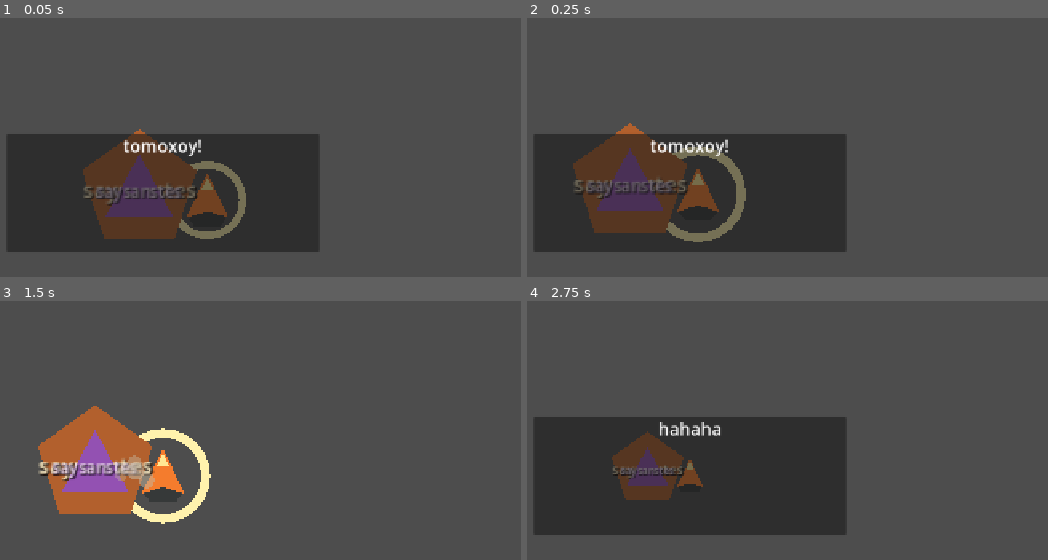
Above: before the commit, frames 1-4 (two rows, left to right).
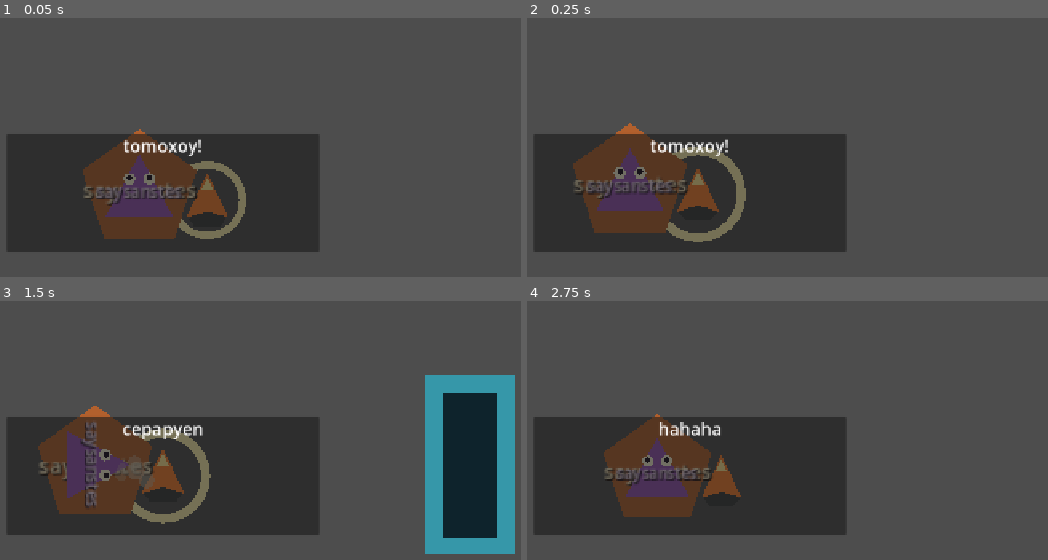
Above: after the commit, the same moments.

Repository: armikhalev/secret-sauce-godot
Game: Godot game, scene res://tests/saysanstes_living_wolf_test.tscn
Two runs of this game, one before a commit and one after it. Both use one fixed random seed, a clock stepped at 60 frames per second and the inputs below. This scene is started directly instead of the project's main scene.
Inputs (mouse positions are in pixels of both pictures, inside the frame that each line leads up to):
- Up to frame 1 (0.05 s): no input
- Up to frame 2 (0.25 s): no input
- Up to frame 3 (1.5 s): tap Enter (menu_accept) at 0.5 s; move the mouse to (338, 453) at 0.52 s; hold Right (menu_right) 0.53-1.28 s; hold F (attack) 0.53-1.28 s; click (338, 453) at 0.67 s; move the mouse to (5, 497) at 1.27 s; hold Down (menu_down) from 1.28 s (still down); tap = (zoom_in) at 1.35 s
- Up to frame 4 (2.75 s): move the mouse to (771, 376) at 2.02 s; release Down (menu_down) at 2.03 s; hold Right (menu_right) from 2.03 s (still down); hold - (zoom_out) from 2.03 s (still down)

The runs differ from the first frame. In frame 1, 0.2% of the frame differs, in the area x 23-30%, y 59-65%; in frame 2, 0.2%; in frame 3, 39%, in the area x 1-99%, y 28-98%; in frame 4, 4.9%.

Commit message:
sá3tes gets eyes and turns to door

Diff:
--- a/scenes/saysanstes.tscn
+++ b/scenes/saysanstes.tscn
@@ -16,6 +16,26 @@
 [node name="Body" type="Polygon2D" parent="."]
 polygon = PackedVector2Array(0, -28, 27, 22, -27, 22)
 color = Color(0.58, 0.32, 0.7, 1)
+
+[node name="LeftEye" type="Polygon2D" parent="."]
+position = Vector2(-8, -8)
+polygon = PackedVector2Array(5, 0, 3.54, 3.54, 0, 5, -3.54, 3.54, -5, 0, -3.54, -3.54, 0, -5, 3.54, -3.54)
+color = Color(0.96, 0.94, 0.82, 1)
+
+[node name="Pupil" type="Polygon2D" parent="LeftEye"]
+position = Vector2(0, -1)
+polygon = PackedVector2Array(2.4, 0, 1.7, 1.7, 0, 2.4, -1.7, 1.7, -2.4, 0, -1.7, -1.7, 0, -2.4, 1.7, -1.7)
+color = Color(0.08, 0.04, 0.1, 1)
+
+[node name="RightEye" type="Polygon2D" parent="."]
+position = Vector2(8, -8)
+polygon = PackedVector2Array(5, 0, 3.54, 3.54, 0, 5, -3.54, 3.54, -5, 0, -3.54, -3.54, 0, -5, 3.54, -3.54)
+color = Color(0.96, 0.94, 0.82, 1)
+
+[node name="Pupil" type="Polygon2D" parent="RightEye"]
+position = Vector2(0, -1)
+polygon = PackedVector2Array(2.4, 0, 1.7, 1.7, 0, 2.4, -1.7, 1.7, -2.4, 0, -1.7, -1.7, 0, -2.4, 1.7, -1.7)
+color = Color(0.08, 0.04, 0.1, 1)
 
 [node name="Label" type="Label" parent="."]
 offset_left = -46.0
--- a/scripts/saysanstes.gd
+++ b/scripts/saysanstes.gd
@@ -217,6 +217,23 @@
 	var next_area_door := get_node_or_null(next_area_door_path)
 	if next_area_door != null and next_area_door.has_method("set_exit_enabled"):
 		next_area_door.set_exit_enabled(true)
+		if next_area_door is Node2D:
+			_announce_open_door(next_area_door as Node2D)
+
+
+func _announce_open_door(door: Node2D) -> void:
+	question_label.text = "cepapyen"
+	$Dialogue/Panel/Content/Answers.hide()
+	demand_label.hide()
+	give_hint.hide()
+	$Dialogue/Panel.show()
+	dialogue.show()
+	var target_rotation: float = global_position.direction_to(door.global_position).angle() + PI / 2.0
+	var turn_tween := create_tween()
+	turn_tween.tween_property(self, "rotation", target_rotation, 0.45).set_trans(Tween.TRANS_QUAD).set_ease(Tween.EASE_OUT)
+	await get_tree().create_timer(1.5).timeout
+	if is_inside_tree():
+		$Dialogue/Panel.hide()
 
 
 func _save_persistent_state() -> void:
--- a/tests/saysanstes_living_wolf_test.gd
+++ b/tests/saysanstes_living_wolf_test.gd
@@ -13,6 +13,7 @@
 	var setup := await _create_setup()
 	var player: Node = setup.player
 	var saysanstes: Node = setup.saysanstes
+	assert(saysanstes.has_node("LeftEye") and saysanstes.has_node("RightEye"), "Saysanstes must have two visible eyes")
 	player.wo_inventory = 2
 	saysanstes._on_conversation_range_entered(player)
 	assert(saysanstes.question_label.text == "wo aw mew e lew?", "living wolf must use the wo question")
@@ -35,11 +36,18 @@
 	saysanstes._unhandled_input(give_event)
 	assert(get_tree().get_nodes_in_group("goods_transfer_animation").size() >= 5, "delivered wo must visibly travel to saypyastes")
 	assert(saysanstes.demand_completed, "delivering every requested item must complete the demand")
+	assert(saysanstes.question_label.text == "cepapyen", "Saysanstes must announce the opened door")
 	assert(saysanstes.respecting == 10, "completion must add 10 respecting")
 	assert(saysanstes.greed == 20, "completion must add 10 greed")
 	assert(saysanstes.aggression == 65, "completion must remove 10 aggression")
 	await get_tree().create_timer(0.85).timeout
+	assert(setup.door.visible, "completing the demand must reveal the next-area door")
+	var facing_direction := Vector2.UP.rotated(saysanstes.rotation)
+	var direction_to_door: Vector2 = saysanstes.global_position.direction_to(setup.door.global_position)
+	assert(facing_direction.dot(direction_to_door) > 0.999, "Saysanstes must turn to face the opened door")
 	assert(get_tree().get_nodes_in_group("goods_transfer_animation").is_empty(), "goods transfer tokens must clean themselves up")
+	await get_tree().create_timer(0.75).timeout
+	assert(not saysanstes.get_node("Dialogue/Panel").visible, "the door announcement must finish cleanly")
 	setup.root.queue_free()
 	await get_tree().process_frame
 
@@ -69,9 +77,15 @@
 	var saysanstes := (load("res://scenes/saysanstes.tscn") as PackedScene).instantiate()
 	var saypyastes_a := (load("res://scenes/saypyastes.tscn") as PackedScene).instantiate()
 	var saypyastes_b := (load("res://scenes/saypyastes.tscn") as PackedScene).instantiate()
+	var door := (load("res://scenes/scene_exit.tscn") as PackedScene).instantiate()
+	door.name = "Door"
+	door.position = Vector2(300, 0)
+	door.enabled_on_start = false
+	saysanstes.next_area_door_path = NodePath("../Door")
 	setup_root.add_child(player)
 	setup_root.add_child(saypyastes_a)
 	setup_root.add_child(saypyastes_b)
+	setup_root.add_child(door)
 	setup_root.add_child(saysanstes)
 	await get_tree().process_frame
 	return {
@@ -80,4 +94,5 @@
 		"saysanstes": saysanstes,
 		"saypyastes_a": saypyastes_a,
 		"saypyastes_b": saypyastes_b,
+		"door": door,
 	}
